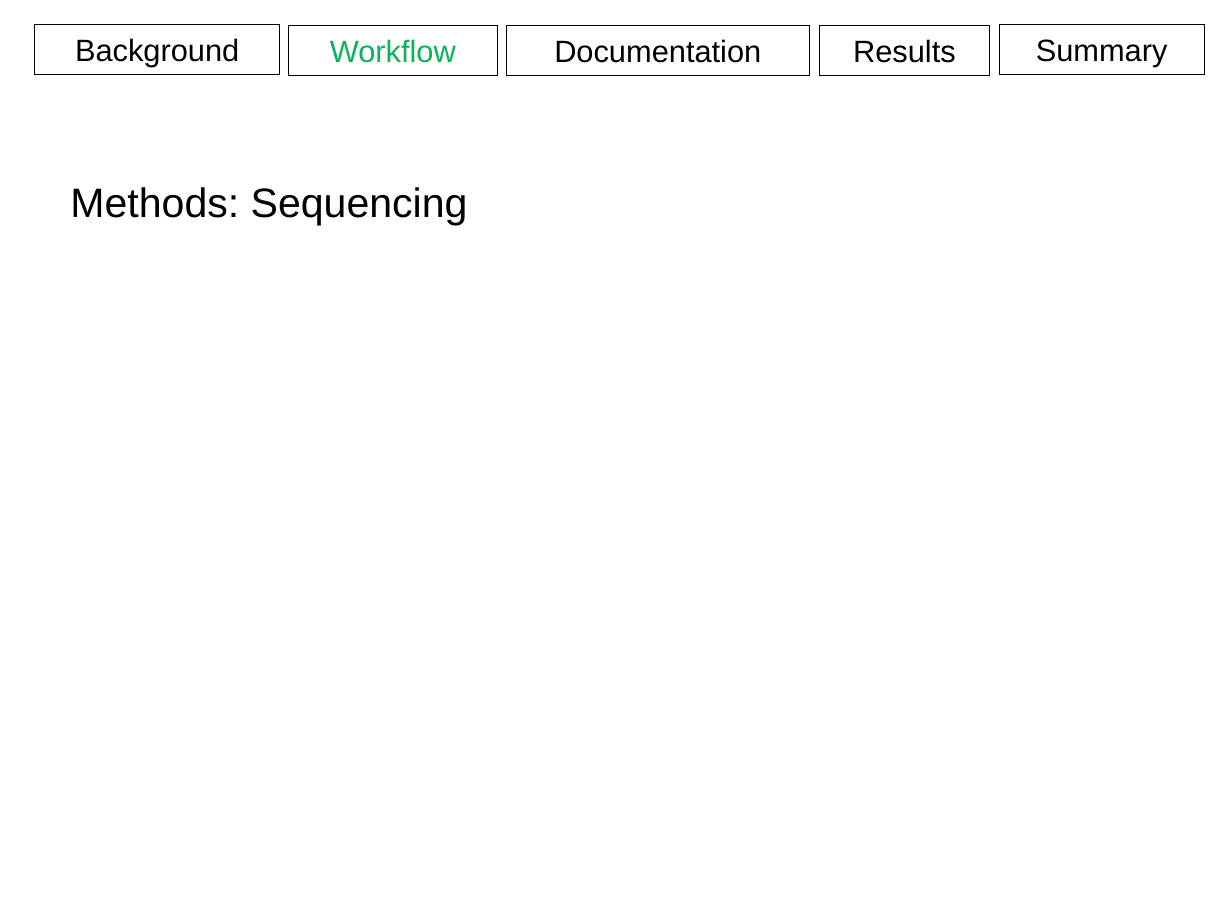
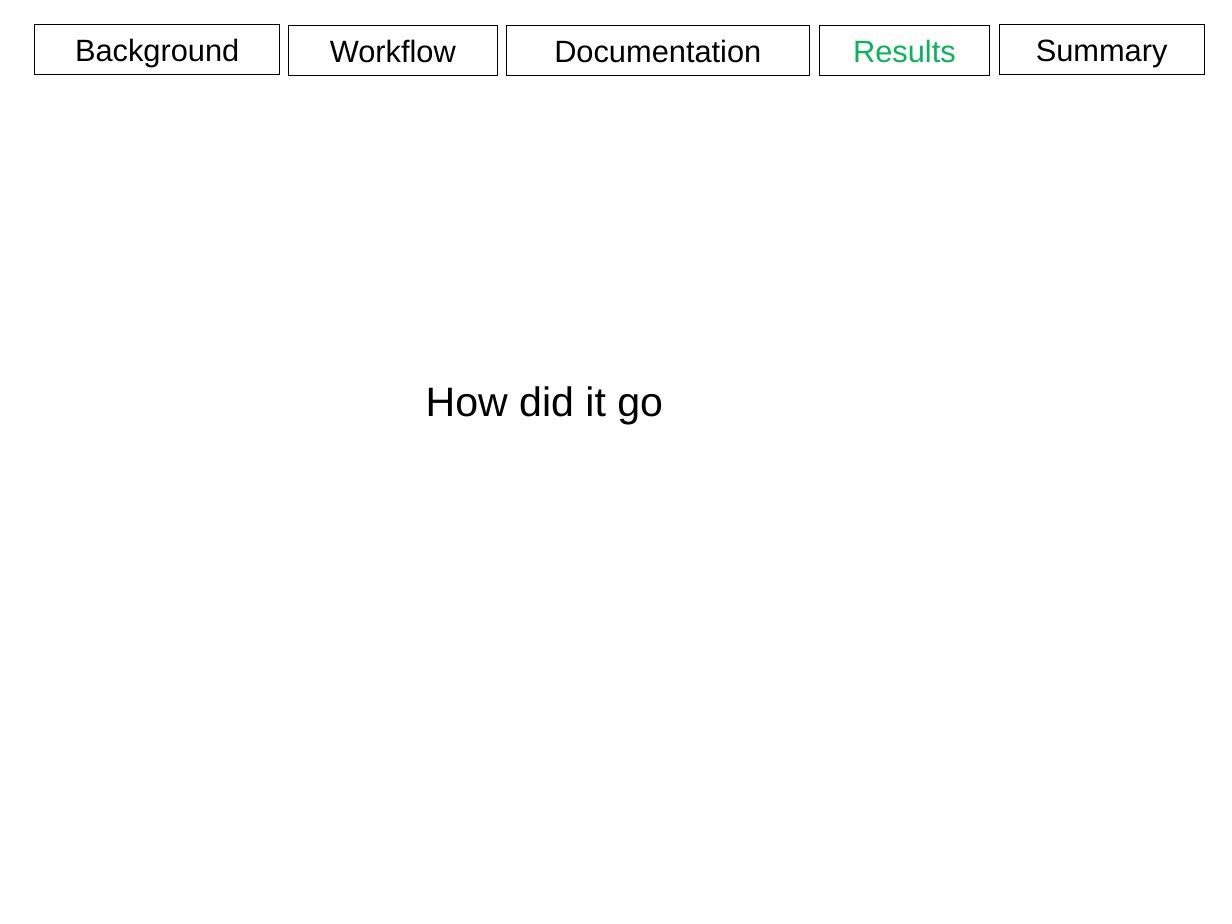
Before and after one commit to aweeger/BCB546X_FinalGroup, a slide deck: slide 21 of Presentation.pptx (slide 14 before the commit). Drawn at 1232x924 pixels with LibreOffice and Linux fonts; fonts in the diff are those of the drawing. Boxes give left, top, right and bottom in pixels: in the first picture for what was removed or moved away, otherwise in the second. Text is boxed around its words. In the diff, an @@ line names an element or a change of style, - is before the commit and + after.

```diff
--- a/Presentation.pptx
+++ b/Presentation.pptx
@@ rectangle "Workflow" at [288, 26, 498, 75]: text colour #0AB45A to #000000 @@
@@ rectangle "Results" at [819, 26, 989, 75]: text colour #000000 to #0AB45A @@
@@ text removed at [70, 187, 468, 225] @@
-Methods: Sequencing
@@ text added at [426, 386, 663, 425], 24 pt, text #000000 @@
+How did it go
```
Also in this commit, not shown: 18 other slides changed, 2 slides removed, 1 other file.
